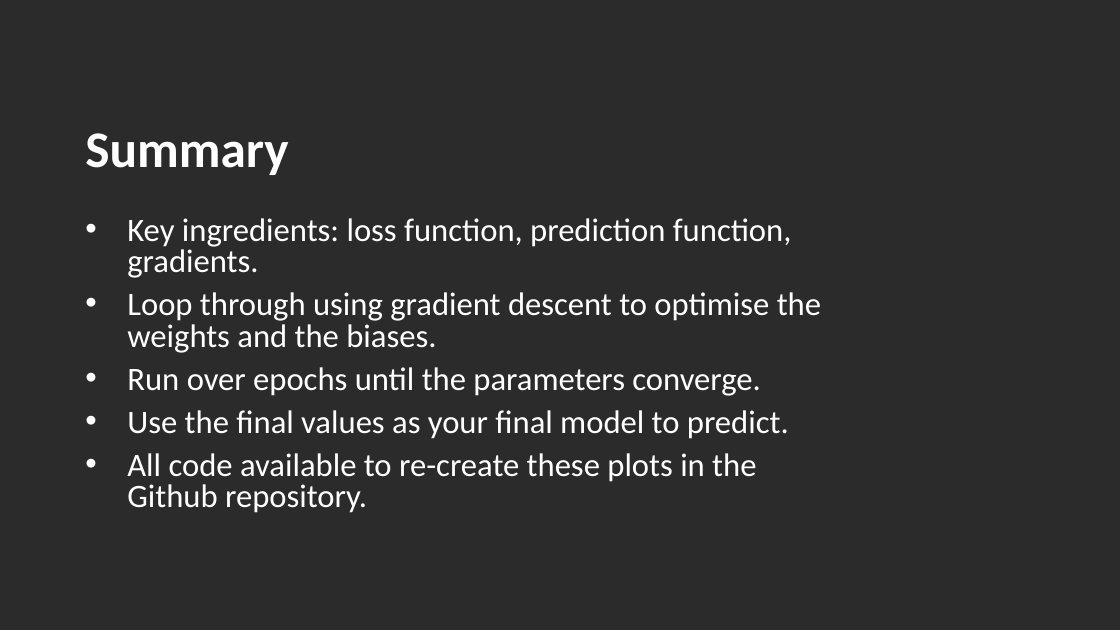
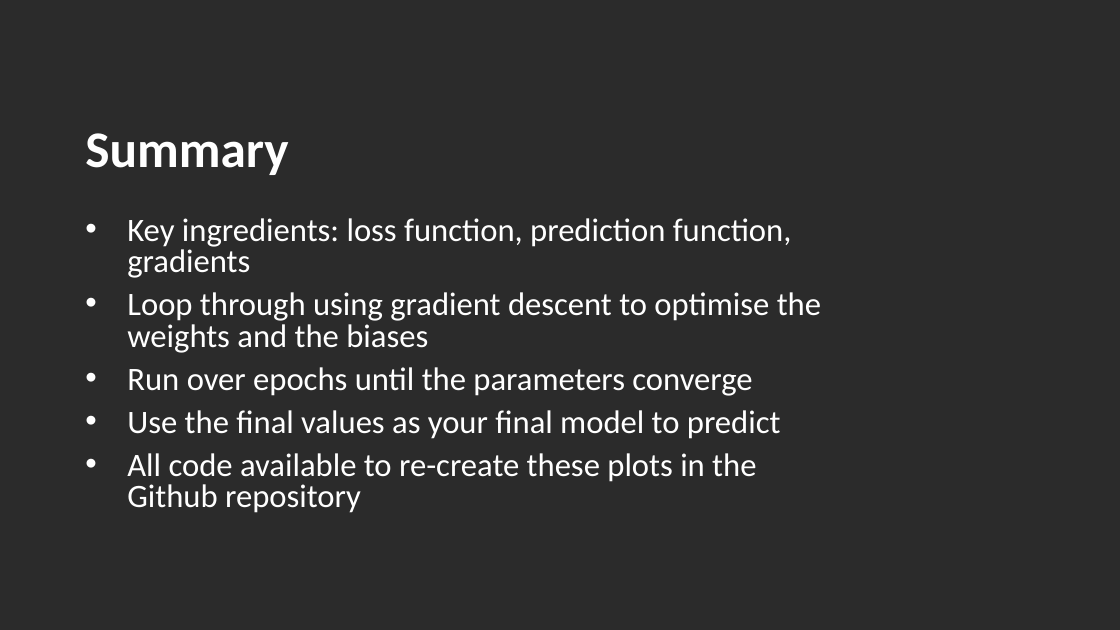
Before and after one commit to andrewcparnell/STAT41130, a slide deck: slide 37 of slides/day 1/D1C1_LR_NNs.pptx (slide 33 before the commit). Drawn at 1120x630 pixels with LibreOffice and Linux fonts; fonts in the diff are those of the drawing; background and template pictures are left out; a plain dark background stands for a picture behind light text. Boxes give left, top, right and bottom in pixels: in the first picture for what was removed or moved away, otherwise in the second. Text is boxed around its words. In the diff, an @@ line names an element or a change of style, - is before the commit and + after.

```diff
--- a/slides/day 1/D1C1_LR_NNs.pptx
+++ b/slides/day 1/D1C1_LR_NNs.pptx
@@ text at (127,218,821,513): text changed @@
-• Key ingredients: loss function, prediction function, gradients.
-• Loop through using gradient descent to optimise the weights and the biases.
-• Run over epochs until the parameters converge.
-• Use the final values as your final model to predict.
-• All code available to re-create these plots in the Github repository.
+• Key ingredients: loss function, prediction function, gradients
+• Loop through using gradient descent to optimise the weights and the biases
+• Run over epochs until the parameters converge
+• Use the final values as your final model to predict
+• All code available to re-create these plots in the Github repository
```
Also in this commit, not shown: 11 other slides changed, 4 slides added, 31 other files.
